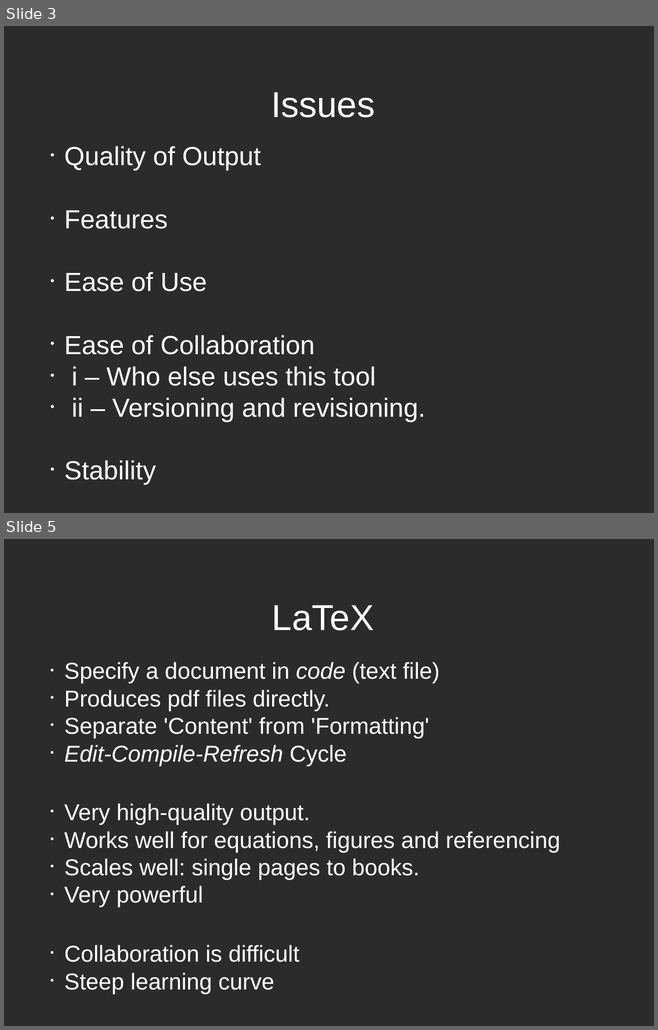
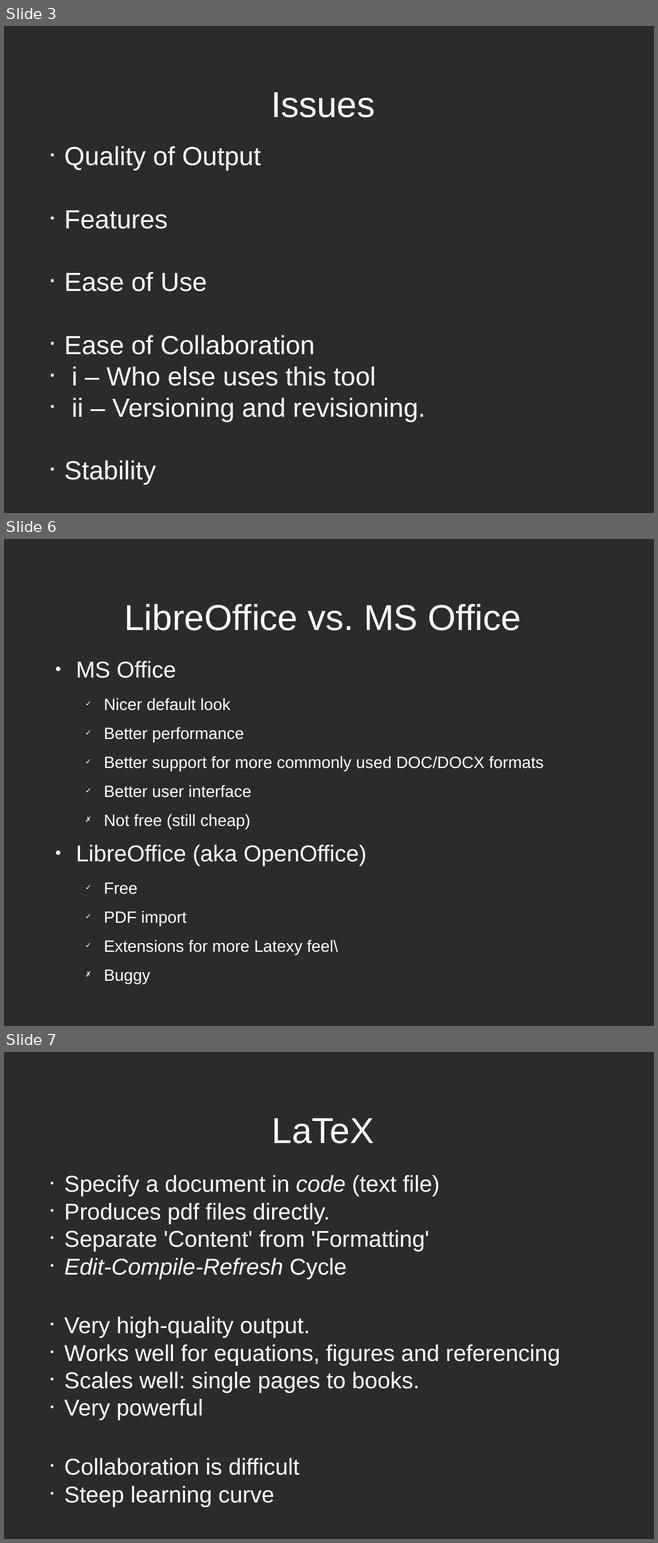
Before and after one commit to mikehulluk/IntroductionToResearchComputing, a slide deck: Wk7/PreparingReports.odp. Shown one above the other, each under a label of ours: slides 3 and 5 before the commit, slides 3, 6 and 7 after it; the slides between them are not shown. The pictures are 658x1030 and 658x1543 pixels, drawn with LibreOffice and Linux fonts; fonts in the diff are those of the drawing; background and template pictures are left out; a plain dark background stands for a picture behind light text. Boxes give left, top, right and bottom in pixels: in the first picture for what was removed or moved away, otherwise in the second. Text is boxed around its words. In the diff, an @@ line names an element or a change of style, - is before the commit and + after.

Commit message:
added three slides about office suites

```diff
--- a/Wk7/PreparingReports.odp
+++ b/Wk7/PreparingReports.odp
@@ slide 6 added at <box>4,539,654,1026</box>, background picture (left out) @@
@@ title added at <box>124,604,521,631</box>, 44 pt, text #FFFFFF @@
+LibreOffice vs. MS Office
@@ text added at <box>76,661,543,984</box>, 20 pt, text #FFFFFF @@
+● MS Office
+  ✓ Nicer default look
+  ✓ Better performance
+  ✓ Better support for more commonly used DOC/DOCX formats
+  ✓ Better user interface
+  ✗ Not free (still cheap)
+● LibreOffice (aka OpenOffice)
+  ✓ Free
+  ✓ PDF import
+  ✓ Extensions for more Latexy feel\
+  ✗ Buggy
@@ what was slide 5 is now slide 7 @@
```
Also in this commit, not shown: 1 slide changed, 1 other slide added.
